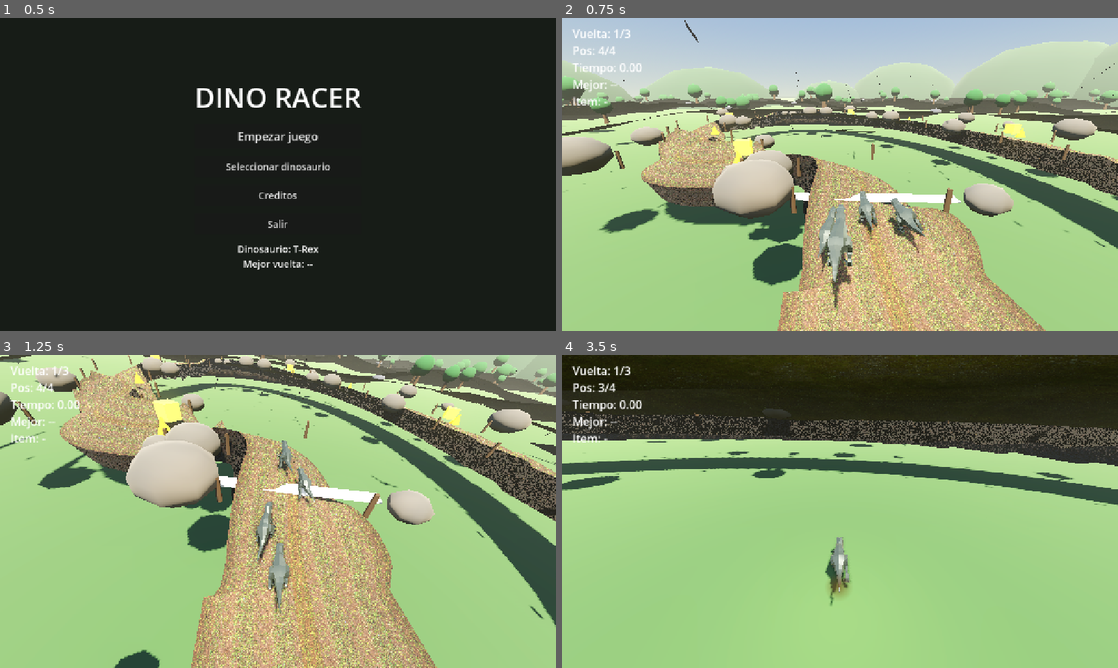
Above: before the commit, frames 1-4 (two rows, left to right).
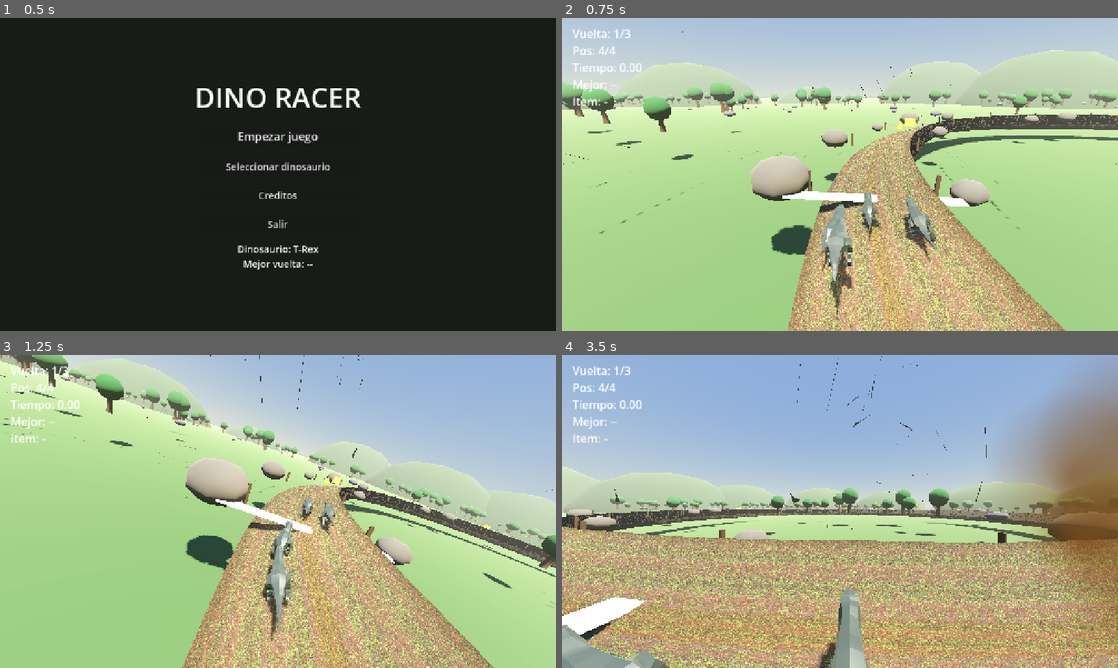
Above: after the commit, the same moments.

Repository: antoniojmonge/dinogame
Game: Godot game, scene res://scenes/menu.tscn
The game is run twice, just before and just after one commit, with the same random seed, the same clock (stepped at 60 frames per second) and the same inputs.
Inputs:
- Up to frame 1 (0.5 s): no input
- Up to frame 2 (0.75 s): click "Empezar juego" at 0.5 s
- Up to frame 3 (1.25 s): no input
- Up to frame 4 (3.5 s): tap Enter at 1.25 s; hold D (move_right) 1.28-2.03 s; tap E (ability) at 1.35 s; tap Space (jump) at 1.52, 2.27 s; hold A (move_left) 2.03-2.78 s; tap Shift (drift) at 2.1 s; hold D (move_right) from 2.78 s (still down); tap F (use_item) at 2.85 s

Frame 1 is identical in both runs. In frame 2, 42% of the frame differs, in the area x 0-100%, y 0-100%; in frame 3, 65%; in frame 4, 98%.

Commit message:
Pista circular plana (sin subidas/bajadas) y terreno plano
- _control_points: circulo de radio 60 empezando en (0,0,0) hacia -Z

- _terrain_height: terreno completamente plano (-0.3)

Diff:
--- a/scripts/track.gd
+++ b/scripts/track.gd
@@ -83,70 +83,15 @@
 
 
 func _control_points() -> Array:
-	# Circuito muestreado de la curva NurbsPath de tracks/pista_1.blend
-	# (reorientado para que el inicio mire a -Z y escalado).
-	return [
-		Vector3(0.00, 0.0, -0.00),
-		Vector3(0.00, 0.0, -8.92),
-		Vector3(-1.75, 0.0, -13.19),
-		Vector3(-4.50, 0.0, -14.62),
-		Vector3(-7.64, 0.0, -14.62),
-		Vector3(-10.73, 0.0, -14.20),
-		Vector3(-13.48, 0.0, -13.97),
-		Vector3(-15.77, 0.0, -14.19),
-		Vector3(-17.56, 0.0, -14.86),
-		Vector3(-18.86, 0.0, -15.99),
-		Vector3(-19.74, 0.0, -17.51),
-		Vector3(-20.31, 0.0, -19.34),
-		Vector3(-20.71, 0.0, -21.38),
-		Vector3(-21.14, 0.0, -23.47),
-		Vector3(-21.77, 0.0, -25.49),
-		Vector3(-22.69, 0.0, -27.38),
-		Vector3(-23.93, 0.0, -29.13),
-		Vector3(-25.41, 0.0, -30.82),
-		Vector3(-27.01, 0.0, -32.55),
-		Vector3(-28.50, 0.0, -34.53),
-		Vector3(-29.67, 0.0, -36.93),
-		Vector3(-30.38, 0.0, -39.82),
-		Vector3(-30.56, 0.0, -43.20),
-		Vector3(-30.23, 0.0, -46.96),
-		Vector3(-29.49, 0.0, -50.93),
-		Vector3(-28.52, 0.0, -54.82),
-		Vector3(-27.48, 0.0, -58.35),
-		Vector3(-26.50, 0.0, -61.35),
-		Vector3(-25.66, 0.0, -63.71),
-		Vector3(-24.96, 0.0, -65.45),
-		Vector3(-24.34, 0.0, -66.68),
-		Vector3(-23.69, 0.0, -67.57),
-		Vector3(-22.88, 0.0, -68.35),
-		Vector3(-21.80, 0.0, -69.12),
-		Vector3(-20.39, 0.0, -69.94),
-		Vector3(-18.58, 0.0, -70.76),
-		Vector3(-16.36, 0.0, -71.47),
-		Vector3(-13.72, 0.0, -71.87),
-		Vector3(-10.69, 0.0, -71.76),
-		Vector3(-7.32, 0.0, -70.98),
-		Vector3(-3.69, 0.0, -69.46),
-		Vector3(0.12, 0.0, -67.18),
-		Vector3(3.99, 0.0, -64.17),
-		Vector3(7.79, 0.0, -60.56),
-		Vector3(11.38, 0.0, -56.44),
-		Vector3(14.66, 0.0, -51.93),
-		Vector3(17.56, 0.0, -47.08),
-		Vector3(20.03, 0.0, -41.94),
-		Vector3(22.06, 0.0, -36.52),
-		Vector3(23.65, 0.0, -30.80),
-		Vector3(24.80, 0.0, -24.77),
-		Vector3(25.45, 0.0, -18.48),
-		Vector3(25.52, 0.0, -12.02),
-		Vector3(24.83, 0.0, -5.54),
-		Vector3(23.19, 0.0, 0.76),
-		Vector3(20.34, 0.0, 6.63),
-		Vector3(16.22, 0.0, 11.58),
-		Vector3(11.17, 0.0, 14.78),
-		Vector3(5.94, 0.0, 15.03),
-		Vector3(1.68, 0.0, 10.73),
-	]
+	# Circuito circular plano. Empieza en (0,0,0) mirando hacia -Z.
+	var pts := []
+	var radius := 60.0
+	var center := Vector3(radius, 0.0, 0.0)
+	var n := 28
+	for k in n:
+		var tau := PI + TAU * float(k) / float(n)
+		pts.append(center + Vector3(cos(tau) * radius, 0.0, sin(tau) * radius))
+	return pts
 
 
 func _make_curve(pts: Array) -> Curve3D:
@@ -473,24 +418,8 @@
 
 
 func _terrain_height(x: float, z: float) -> float:
-	var best_d := INF
-	var best_h := 0.0
-	for i in _path.size():
-		var p: Vector3 = _path[i]
-		var d := Vector2(x - p.x, z - p.z).length()
-		if d < best_d:
-			best_d = d
-			best_h = p.y
-	var edge := road_width * 0.5
-	# El terreno sigue la altura de la pista y solo se ondula lejos de ella.
-	var t := clampf((best_d - edge) / 55.0, 0.0, 1.0)
-	t = t * t * (3.0 - 2.0 * t)
-	var n := _terrain_noise.get_noise_2d(x, z)
-	var h := best_h - 0.4 + n * 7.0 * t
-	# Terraplenes/cerros laterales que sostienen visualmente el camino.
-	var b := sin(clampf((best_d - edge) / 22.0, 0.0, 1.0) * PI)
-	h += b * 2.0 * (1.0 - t)
-	return h
+	# Terreno plano por el momento (sin colinas ni terraplenes).
+	return -0.3
 
 
 func _build_base_floor() -> void:
Not shown, changed: tracks/Untitled.blend
Not shown, added: tracks/Untitled.blend1
